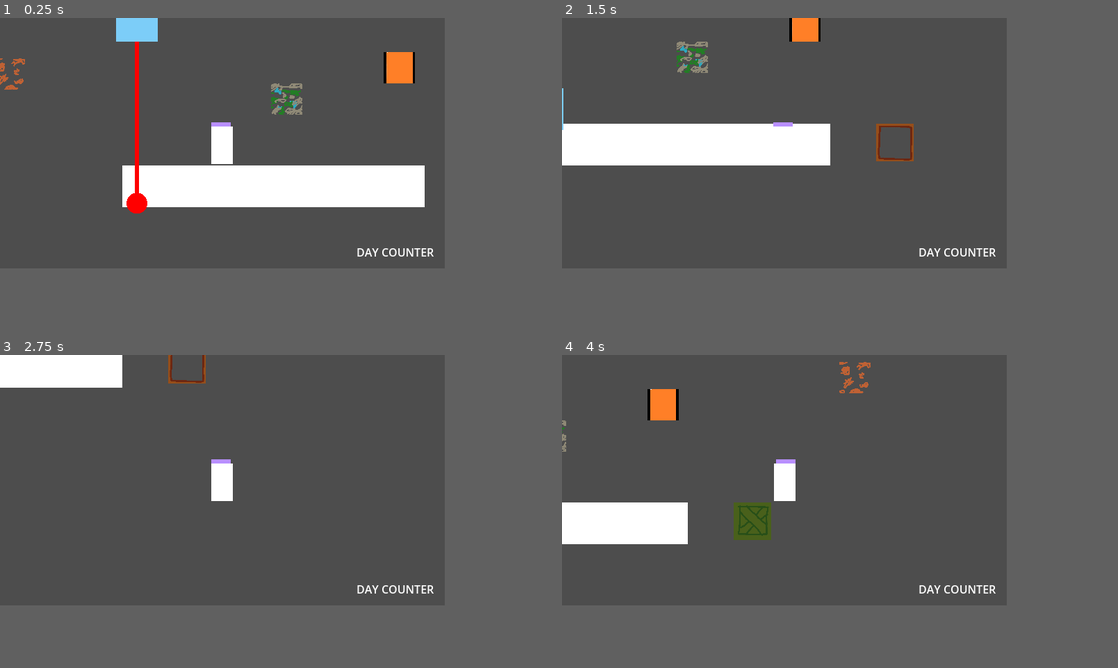
Above: before the commit, frames 1-4 (two rows, left to right).
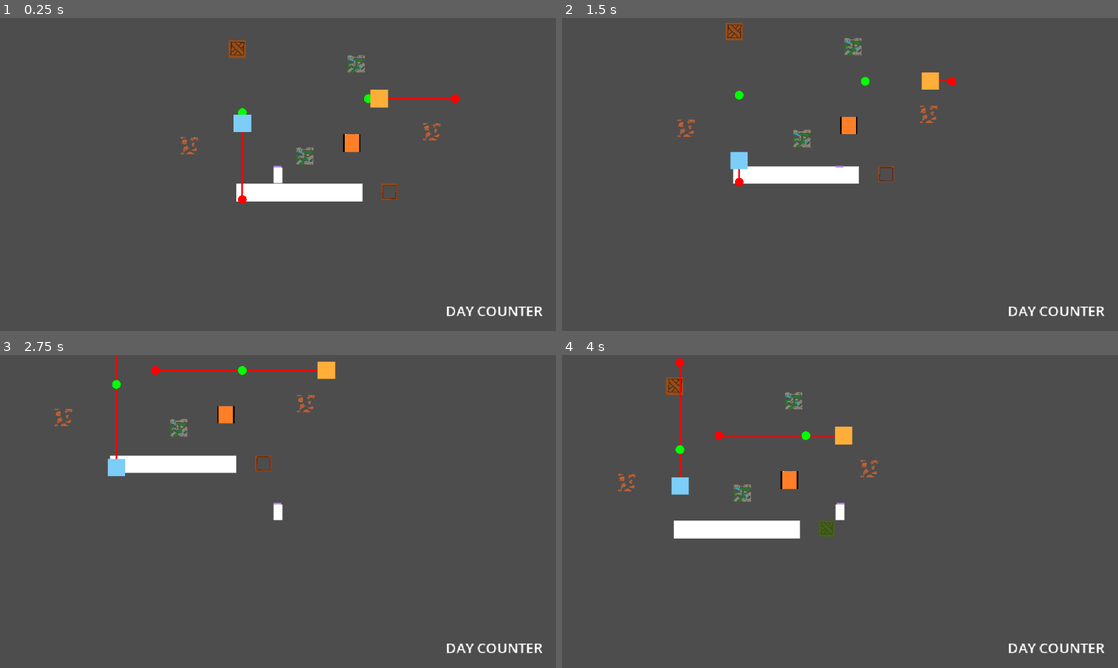
Above: after the commit, the same moments.

Repository: Myriadn/Alter-Serra
Game: Godot game, scene res://scenes/levels/node_2d.tscn
Two runs of this game, one before a commit and one after it. Both use one fixed random seed, a clock stepped at 60 frames per second and the inputs below.
Inputs (mouse positions are in pixels of both pictures, inside the frame that each line leads up to):
- Up to frame 1 (0.25 s): no input
- Up to frame 2 (1.5 s): move the mouse to (884, 130) at 0.52 s; hold D (move_right) 0.53-1.28 s; hold E (interact) 0.53-1.28 s; move the mouse to (695, 155) at 1.27 s; hold S (move_down) from 1.28 s (still down); tap E (interact) at 1.35 s
- Up to frame 3 (2.75 s): move the mouse to (266, 423) at 2.02 s; release S (move_down) at 2.03 s; hold D (move_right) from 2.03 s (still down); hold E (interact) from 2.03 s (still down); click (266, 423) at 2.1 s
- Up to frame 4 (4 s): move the mouse to (762, 530) at 2.77 s; release D (move_right) at 2.78 s; release E (interact) at 2.78 s; hold W (move_up) 2.78-3.53 s; tap E (interact) at 2.85 s; move the mouse to (917, 517) at 3.52 s; hold A (move_left) from 3.53 s (still down); hold E (interact) from 3.53 s (still down)
In our replay, the window is 640x360 before the commit and 800x450 after it. These sizes can differ from the game's own. Grey fills any space a smaller window leaves; there, only what the larger window draws over its background counts as a difference.

The runs differ from the first frame. In frame 1, 10% of the frame differs, in the area x 0-98%, y 0-96%; in frame 2, 10%; in frame 3, 5.6%; in frame 4, 7.7%.

Commit message:
feat: level manager

Diff:
--- a/project.godot
+++ b/project.godot
@@ -23,8 +23,8 @@
 
 window/size/viewport_width=640
 window/size/viewport_height=360
-window/size/window_width_override=640
-window/size/window_height_override=360
+window/size/window_width_override=1280
+window/size/window_height_override=720
 window/stretch/mode="canvas_items"
 
 [dotnet]
--- a/scenes/characters/Player.tscn
+++ b/scenes/characters/Player.tscn
@@ -60,7 +60,6 @@
 
 [node name="Camera2D" type="Camera2D" parent="." unique_id=1350848883]
 position = Vector2(0, -9.799999)
-zoom = Vector2(3, 3)
 
 [node name="Node2D" type="Node2D" parent="." unique_id=2083549413]
 position = Vector2(9.536743e-07, -10)
--- /dev/null
+++ b/scenes/levels/prototype/daying.tscn
@@ -0,0 +1,17 @@
+[gd_scene format=3 uid="uid://crlktn7hwfw0r"]
+
+[ext_resource type="PackedScene" uid="uid://cdx24aoy1dsci" path="res://scenes/characters/Player.tscn" id="1_l236k"]
+[ext_resource type="Script" uid="uid://dgypbcamgdsh7" path="res://scripts/master/level_manager.gd" id="2_jxr7d"]
+[ext_resource type="PackedScene" uid="uid://6ubccrn37qmf" path="res://scenes/items/box_seat.tscn" id="3_jxr7d"]
+
+[node name="Daying" type="Node2D" unique_id=1648807907]
+
+[node name="Player" parent="." unique_id=2026500027 instance=ExtResource("1_l236k")]
+
+[node name="LevelManager" type="Node" parent="." unique_id=1908959364]
+script = ExtResource("2_jxr7d")
+spawn_area_min = Vector2(-300, -200)
+spawn_area_max = Vector2(300, 200)
+
+[node name="box_seat" parent="." unique_id=2036357280 instance=ExtResource("3_jxr7d")]
+position = Vector2(126.73334, -30.884987)
--- /dev/null
+++ b/scenes/levels/prototype/node_2d.tscn
@@ -0,0 +1,8 @@
+[gd_scene format=3 uid="uid://bbucomtfv5836"]
+
+[ext_resource type="Script" uid="uid://dgypbcamgdsh7" path="res://scripts/master/level_manager.gd" id="1_kxhnk"]
+
+[node name="Node2D" type="Node2D" unique_id=1299967128]
+
+[node name="LevelManager" type="Node" parent="." unique_id=1179472188]
+script = ExtResource("1_kxhnk")
--- /dev/null
+++ b/scenes/task/task_modular.tscn
@@ -0,0 +1,24 @@
+[gd_scene load_steps=3 format=3 uid="uid://task_modular_scene"]
+
+[ext_resource type="Script" path="res://scripts/task/task_modular.gd" id="1"]
+
+[sub_resource type="RectangleShape2D" id="shape1"]
+size = Vector2(30, 30)
+
+[node name="TaskModular" type="StaticBody2D"]
+collision_layer = 2
+collision_mask = 0
+script = ExtResource("1")
+task_type = 0
+cleaning_duration = 1.0
+
+[node name="Sprite2D" type="Sprite2D" parent="."]
+
+[node name="CollisionShape2D" type="CollisionShape2D" parent="."]
+shape = SubResource("shape1")
+
+[node name="TimerCleansing" type="Timer" parent="."]
+wait_time = 0.1
+one_shot = false
+
+[connection signal="timeout" from="TimerCleansing" to="." method="_on_timer_cleansing_timeout"]
--- a/scripts/characters/player.gd
+++ b/scripts/characters/player.gd
@@ -103,17 +103,59 @@
 	cleansing_progress.visible = state
 
 func drop_item():
-	if is_holding:
-		if available_drop_place:
-			available_drop_place.set_item(true)
-		else :
-			var inst = TASK_CLEANING.instantiate()
-			inst.task_type = inst.task_name.BOX
-			inst.global_position = drop_position.global_position
-			get_parent().add_child(inst)
-		is_holding = false
-		for i in hold_position.get_children():
+	if not is_holding or not held_item:
+		return
+
+	var item_name = "BOX"  # Default
+	if held_item.get("obj_name"):
+		item_name = held_item.obj_name
+	elif held_item is Node and held_item.has_method("get"):
+		item_name = held_item.get("obj_name") if held_item.get("obj_name") else "BOX"
+
+	print("🎯 Trying to drop: ", item_name)
+
+	# Check jika ada box_seat nearby
+	if available_drop_place:
+		print("📍 Drop place detected: ", available_drop_place.name)
+
+		# Check jika box_seat
+		if available_drop_place is BoxSeat:
+			if available_drop_place.can_place_item(item_name):
+				# Place di box_seat
+				available_drop_place.set_item(true)
+
+				# Clear held item
+				is_holding = false
+				for i in hold_position.get_children():
+					if i.has_method("_clear_holder"):
+						i._clear_holder()
+
+				print("✅ Item placed in box seat!")
+				return
+			else:
+				print("❌ Cannot place ", item_name, " in this box seat")
+				return
+
+	# Fallback: Drop di tempat random
+	print("📦 Dropping at position (no box seat)")
+	var inst = TASK_CLEANING.instantiate()
+	inst.task_type = get_task_type_from_name(item_name)
+	inst.global_position = drop_position.global_position
+	get_parent().add_child(inst)
+
+	# Clear held item
+	is_holding = false
+	for i in hold_position.get_children():
+		if i.has_method("_clear_holder"):
 			i._clear_holder()
+
+func get_task_type_from_name(name: String) -> int:
+	match name:
+		"BOX": return 2
+		"RACK": return 3
+		"BARANG": return 1
+		"NODA": return 0
+		_: return 2
 
 func _physics_process(_delta: float) -> void:
 	var direction = Input.get_vector("move_left", "move_right", "move_up", "move_down")
--- /dev/null
+++ b/scripts/master/level_manager.gd
@@ -0,0 +1,140 @@
+extends Node
+class_name LevelManager
+
+signal all_tasks_completed
+
+@export var current_day: int = 1
+@export var spawn_area_min: Vector2 = Vector2(-200, -100)
+@export var spawn_area_max: Vector2 = Vector2(200, 100)
+
+var active_tasks: Array = []
+var completed_tasks: int = 0
+var box_seats: Array = []
+var filled_box_seats: int = 0
+var total_tasks_for_day: int = 0
+
+# Task prefab
+const TASK_PREFAB = preload("res://scenes/task/task_modular.tscn")
+const BOX_SEAT_PREFAB = preload("res://scenes/items/box_seat.tscn")
+
+# Config tasks per day
+const DAY_CONFIGS = {
+	1: [  # Day 1
+		{"type": 0, "count": 2}, # Noda
+		{"type": 1, "count": 1}, # Barang
+		{"type": 2, "count": 1}, # Barang
+	],
+	2: [  # Day 2
+		{"type": 0, "count": 5},
+		{"type": 1, "count": 4},
+		{"type": 2, "count": 4},
+	],
+	3: [  # Day 3
+		{"type": 0, "count": 8},
+		{"type": 1, "count": 5},
+		{"type": 2, "count": 5},
+	]
+}
+
+func _ready():
+	await get_tree().process_frame
+	connect_existing_box_seats()
+	spawn_tasks_for_day(current_day)
+
+func connect_existing_box_seats():
+	var existing_seats = get_tree().get_nodes_in_group("box_seats")
+	for seat in existing_seats:
+		if seat is BoxSeat:
+			box_seats.append(seat)
+			seat.item_placed_correctly.connect(_on_box_seat_filled)
+			print("📍 Found box seat at: ", seat.global_position)
+
+func spawn_tasks_for_day(day: int):
+	print("Spawning tasks for Day ", day)
+
+	if day not in DAY_CONFIGS:
+		push_error("No config for day ", day)
+		return
+
+	var config = DAY_CONFIGS[day]
+
+	total_tasks_for_day = 0
+	for task_config in config:
+		total_tasks_for_day += task_config["count"]
+
+
+	for task_config in config:
+		var task_type = task_config["type"]
+		var count = task_config["count"]
+
+		for i in range(count):
+			spawn_task(task_type)
+
+	print(" Total tasks spawned: ", active_tasks.size())
+	print("   - Box seats in scene: ", box_seats.size())
+
+
+func spawn_task(task_type: int):
+	var task = TASK_PREFAB.instantiate()
+	task.task_type = task_type
+
+	# Random position
+	var random_pos = Vector2(
+		randf_range(spawn_area_min.x, spawn_area_max.x),
+		randf_range(spawn_area_min.y, spawn_area_max.y)
+	)
+	task.global_position = random_pos
+
+	# Track completion
+	task.tree_exiting.connect(_on_task_completed.bind(task_type))
+
+	# Add to scene
+	get_parent().call_deferred("add_child", task)
+	active_tasks.append(task)
+
+func _on_task_completed(task_type: int):
+	active_tasks = active_tasks.filter(func(t): return is_instance_valid(t))
+
+	# Type 0 (NODA), 1 (BARANG), 3 (RACK) = CLEANABLE → count langsung
+	# Type 2 (BOX) = PICKABLE → count pas ditaruh ke box_seat, BUKAN di sini
+	if task_type != 2:  # Semua KECUALI BOX
+		completed_tasks += 1
+		print("✅ Cleaned! (type ", task_type, ") ", completed_tasks, "/", total_tasks_for_day)
+	else:
+		print("📦 BOX picked up (will count when placed)")
+
+	print("📋 Tasks remaining: ", active_tasks.size())
+	check_level_complete()
+
+
+
+func _on_box_seat_filled(_box_seat: BoxSeat):
+	filled_box_seats += 1
+	completed_tasks += 1
+
+	print("✅ Box filled! ", completed_tasks, " | Box seats: ", filled_box_seats, "/", box_seats.size())
+	check_level_complete()
+
+
+func check_level_complete():
+	print("📊 Progress: ", completed_tasks, "/", total_tasks_for_day, " | Box: ", filled_box_seats, "/", box_seats.size())
+
+	if completed_tasks >= total_tasks_for_day:
+		all_tasks_completed.emit()
+		print("🎉 LEVEL COMPLETE!")
+	else:
+		print("⏳ Remaining: ", total_tasks_for_day - completed_tasks)
+
+
+
+
+
+func get_progress() -> float:
+	var total_tasks = active_tasks.size()
+
+	if total_tasks == 0:
+		return 100.0
+
+	var task_progress = float(total_tasks) * 50.0 if total_tasks > 0 else 50.0
+
+	return task_progress
--- a/scripts/task/box_seat.gd
+++ b/scripts/task/box_seat.gd
@@ -1,31 +1,55 @@
 extends StaticBody2D
+class_name BoxSeat
 
 @onready var seat: Sprite2D = $seat
 @onready var hover: Sprite2D = $hover
 
 @export var is_placed = false
+@export var accepted_item_type: String = "BOX"
 
 const SEAT = preload("uid://mgaikogv36xx")
 const BOX = preload("uid://5jwrcqoqsm4i")
 
+signal item_placed_correctly(box_seat: BoxSeat)
+signal player_entered_zone
+signal player_exited_zone
+
 func _ready() -> void:
 	set_item(is_placed)
 	hover.hide()
+	add_to_group("box_seats")
 
 func _on_area_2d_body_entered(body: Node2D) -> void:
-	if !is_placed:
-		hover.show()
-	body.available_drop_place = self
+	if body is Player:
+		if not is_placed:
+			hover.show()
+			player_entered_zone.emit()
+		body.available_drop_place = self
 
 func _on_area_2d_body_exited(body: Node2D) -> void:
-	if !is_placed:
+	if body is Player:
+		if not is_placed:
+			hover.hide()
+			player_exited_zone.emit()
+		body.available_drop_place = null
+
+func can_place_item(item_name: String) -> bool:
+	if is_placed:
+		return false
+	return item_name == accepted_item_type or accepted_item_type == "ANY"
+
+
+func set_item(state: bool):
+	if state:
+		seat.texture = BOX
+		is_placed = true
 		hover.hide()
-	body.available_drop_place = null
 
-func set_item(state : bool):
-	if state :
-		seat.texture = BOX
+		item_placed_correctly.emit(self)
+		print("Item placed in box seat!")
 	else:
 		seat.texture = SEAT
-	is_placed = state
-	hover.hide()
+		is_placed = false
+
+func get_placement_position() -> Vector2:
+	return global_position
--- a/scripts/task/task_modular.gd
+++ b/scripts/task/task_modular.gd
@@ -53,12 +53,20 @@
 	update_preview()
 
 func update_preview():
+	if not sprite:
+		sprite = get_node_or_null("Sprite2D")
 	if task_type in TASK_CONFIG:
 		var config = TASK_CONFIG[task_type]
-		sprite.texture = config["texture"]
-		set_collision_layer_value(config["collision_layer"], true)
-	else:
-		push_error("Unknown task type: ", task_type)
+		if sprite:
+			sprite.texture = config["texture"]
+			if sprite.texture:
+				var collision_shape = get_node_or_null("CollisionShape2D")
+				if collision_shape and collision_shape.shape:
+					var shape_size = collision_shape.shape.get_rect().size
+					var texture_size = sprite.texture.get_size()
+
+					# Scale sprite to fit collision
+					sprite.scale = shape_size / texture_size
 
 func can_be_cleaned() -> bool: # objek yang bisa di bersihkan
 	if task_type in TASK_CONFIG:
Not shown, added: scripts/master/level_manager.gd.uid
